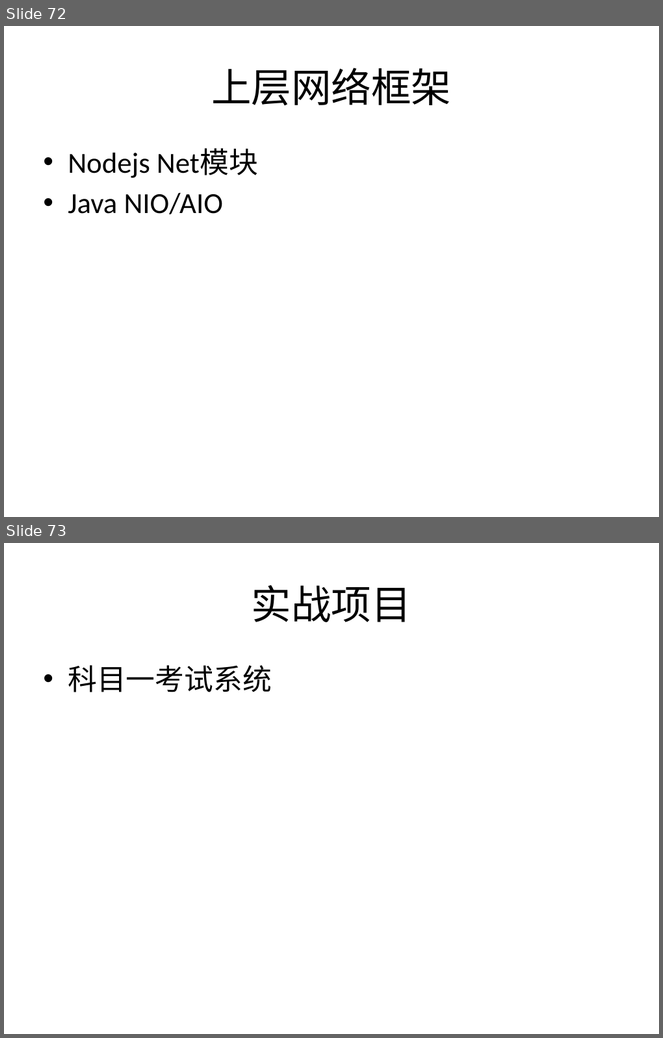
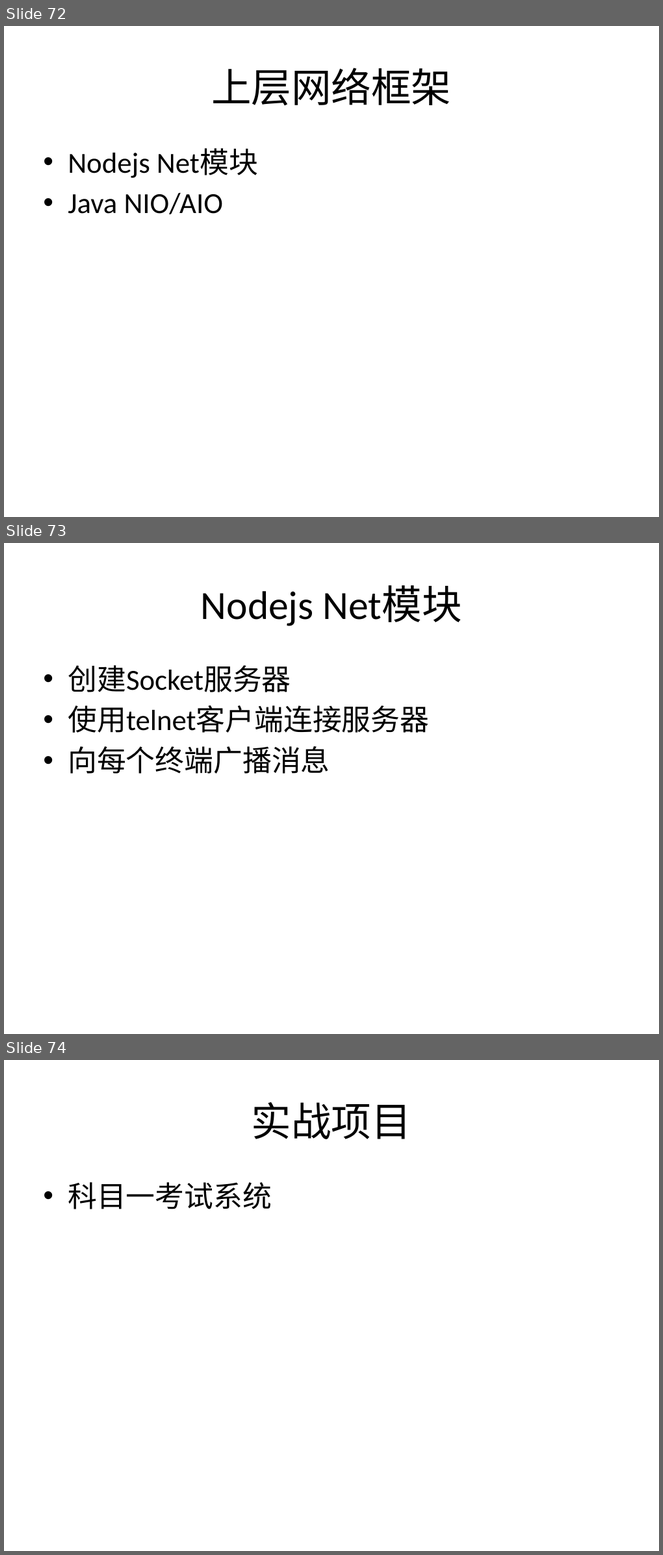
Before and after one commit to plter/HTML5Course20160612, a slide deck: Web前端教学记录.pptx. Shown one above the other, each under a label of ours: slides 72 and 73 before the commit, slides 72, 73 and 74 after it. The pictures are 663x1038 and 663x1555 pixels, drawn with LibreOffice and Linux fonts; fonts in the diff are those of the drawing. Boxes give left, top, right and bottom in pixels: in the first picture for what was removed or moved away, otherwise in the second. Text is boxed around its words. In the diff, an @@ line names an element or a change of style, - is before the commit and + after.

```diff
--- a/Web前端教学记录.pptx
+++ b/Web前端教学记录.pptx
@@ slide 73 added at (4,543,659,1034), background #FFFFFF @@
@@ title added at (201,586,462,626), 44 pt, text #000000 @@
+Nodejs Net模块
@@ text added at (68,665,429,774), 32 pt, text #000000 @@
+• 创建Socket服务器
+• 使用telnet客户端连接服务器
+• 向每个终端广播消息
@@ what was slide 73 is now slide 74 @@
```
Also in this commit, not shown: 10 other files.
